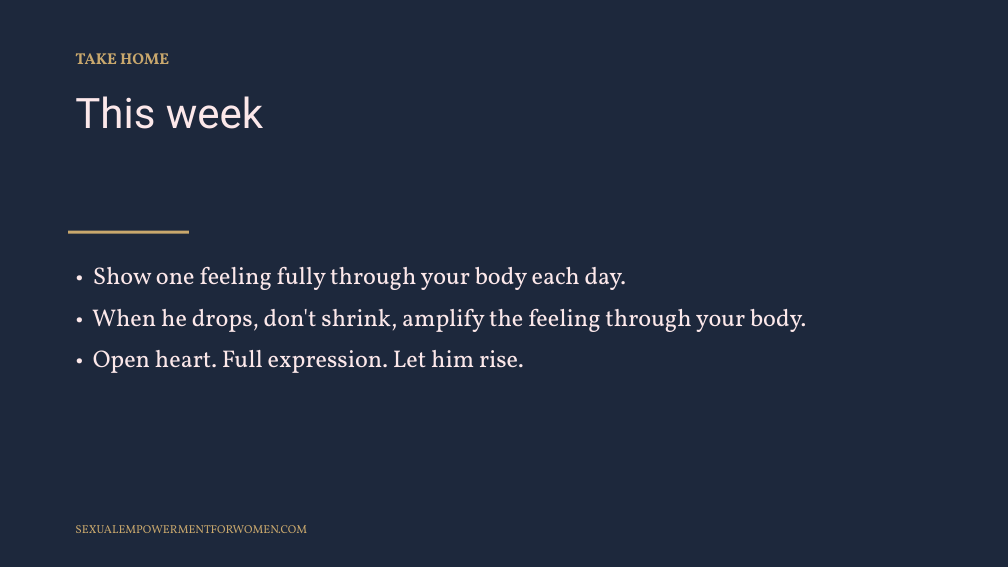
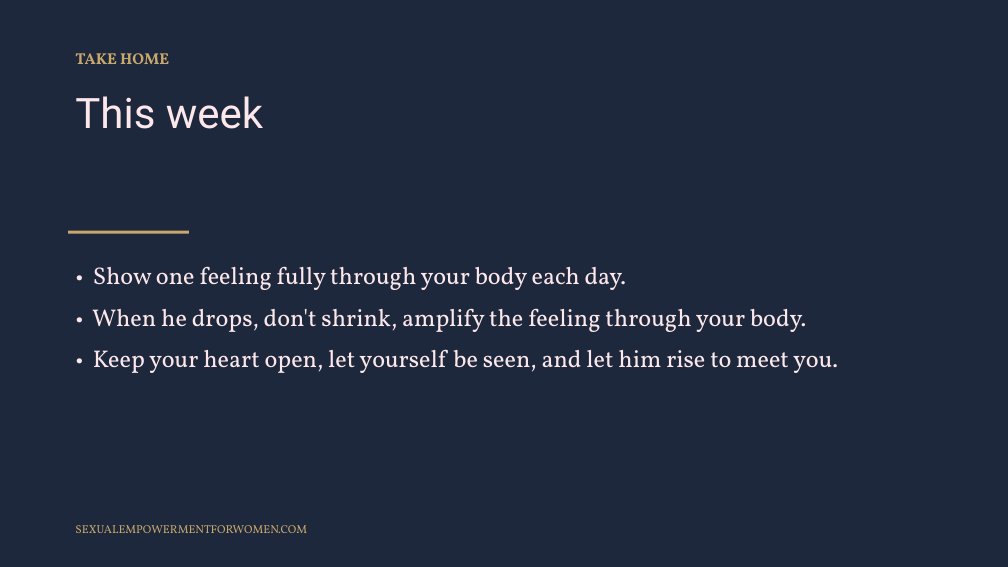
Before and after one commit to tarisha-starr/GitHub-folder, a slide deck: slide 30 of content/sessions/slides/Polarity-and-Attraction.pptx. Drawn at 1008x567 pixels with LibreOffice and Linux fonts; fonts in the diff are those of the drawing. Boxes give left, top, right and bottom in pixels: in the first picture for what was removed or moved away, otherwise in the second. Text is boxed around its words. In the diff, an @@ line names an element or a change of style, - is before the commit and + after.

```diff
--- a/content/sessions/slides/Polarity-and-Attraction.pptx
+++ b/content/sessions/slides/Polarity-and-Attraction.pptx
@@ text at box(93, 349, 838, 373): text changed @@
-• Open heart. Full expression. Let him rise.
+• Keep your heart open, let yourself be seen, and let him rise to meet you.
```
Also in this commit, not shown: 4 other slides changed, 3 other files.
